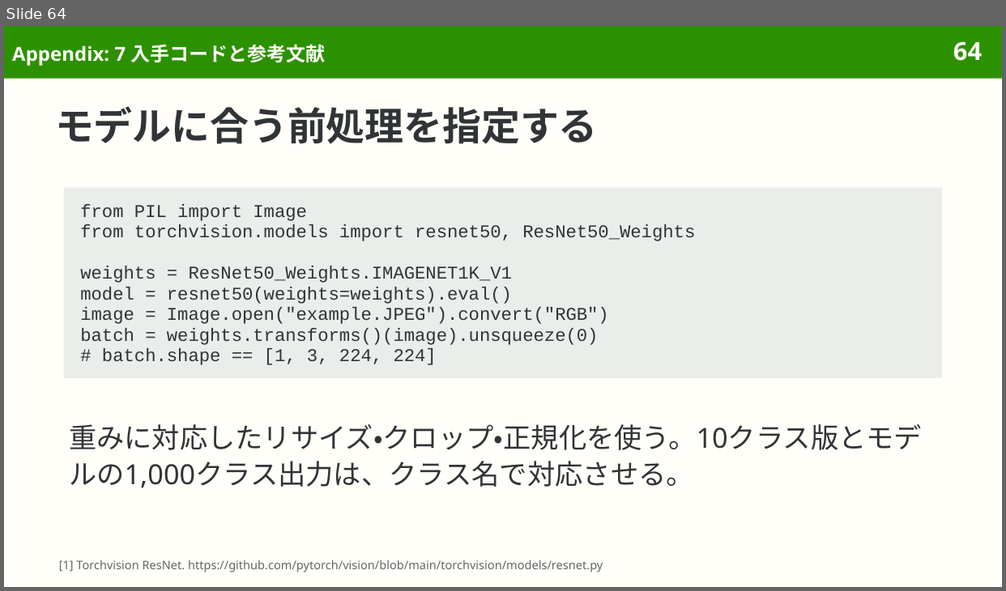
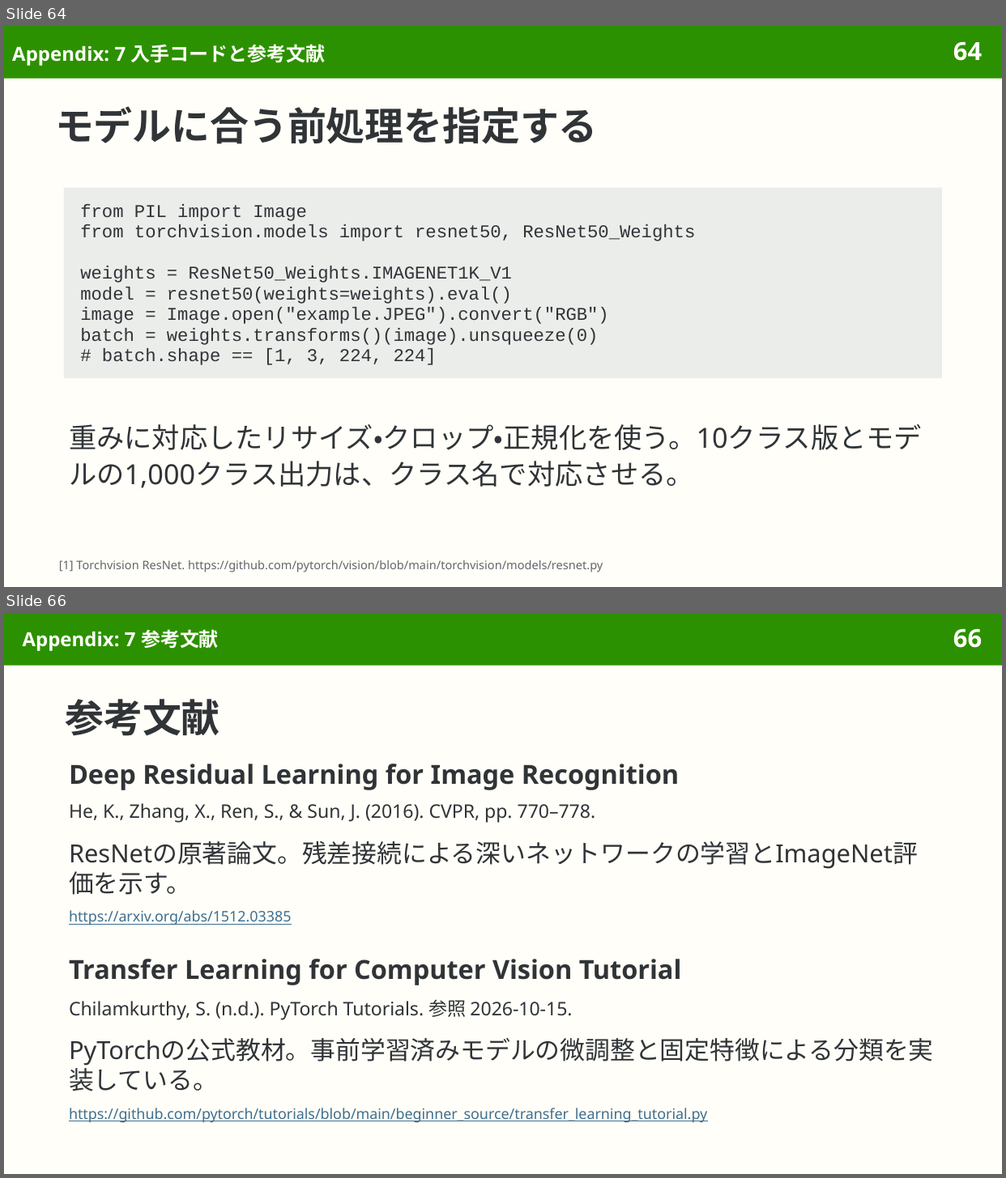
Before and after one commit to sasakiy84/datasets-in-10-minutes, a slide deck: slides/datasets-in-10-minutes-imagenet.pptx. Shown one above the other, each under a label of ours: slide 64 before the commit, slides 64 and 66 after it; the slides between them are not shown. The pictures are 1006x591 and 1006x1178 pixels, drawn with LibreOffice and Linux fonts; fonts in the diff are those of the drawing. Boxes give left, top, right and bottom in pixels: in the first picture for what was removed or moved away, otherwise in the second. Text is boxed around its words. In the diff, an @@ line names an element or a change of style, - is before the commit and + after.

```diff
--- a/slides/datasets-in-10-minutes-imagenet.pptx
+++ b/slides/datasets-in-10-minutes-imagenet.pptx
@@ slide 66 added at (4,613,1002,1174), background #FFFEF8; not listed: 2 template elements that a slide beside it also shows @@
@@ title added at (23,629,219,651), 14 pt, text #FFFEF8, bold @@
+Appendix: 7 参考文献
@@ title added at (65,699,219,736), 28 pt, text #303437, bold @@
+参考文献
@@ text added at (69,764,679,790), 19 pt, text #303437, bold @@
+Deep Residual Learning for Image Recognition
@@ text added at (69,803,596,823), 13.5 pt, text #303437 @@
+He, K., Zhang, X., Ren, S., & Sun, J. (2016). CVPR, pp. 770–778.
@@ text added at (69,841,918,895), 18 pt, text #303437 @@
+ResNetの原著論文。残差接続による深いネットワークの学習とImageNet評価を示す。
@@ text added at (69,910,292,926), 10.5 pt, text #3F6F8F, underline @@
+https://arxiv.org/abs/1512.03385
@@ text added at (69,959,682,986), 19 pt, text #303437, bold @@
+Transfer Learning for Computer Vision Tutorial
@@ text added at (69,999,572,1020), 13.5 pt, text #303437 @@
+Chilamkurthy, S. (n.d.). PyTorch Tutorials. 参照 2026-10-15.
@@ text added at (69,1038,934,1092), 18 pt, text #303437 @@
+PyTorchの公式教材。事前学習済みモデルの微調整と固定特徴による分類を実装している。
@@ text added at (69,1108,707,1123), 10.5 pt, text #3F6F8F, underline @@
+https://github.com/pytorch/tutorials/blob/main/beginner_source/transfer_learning_tutorial.py
```
Also in this commit, not shown: 4 other slides added, 3 slides removed, 10 other files.
